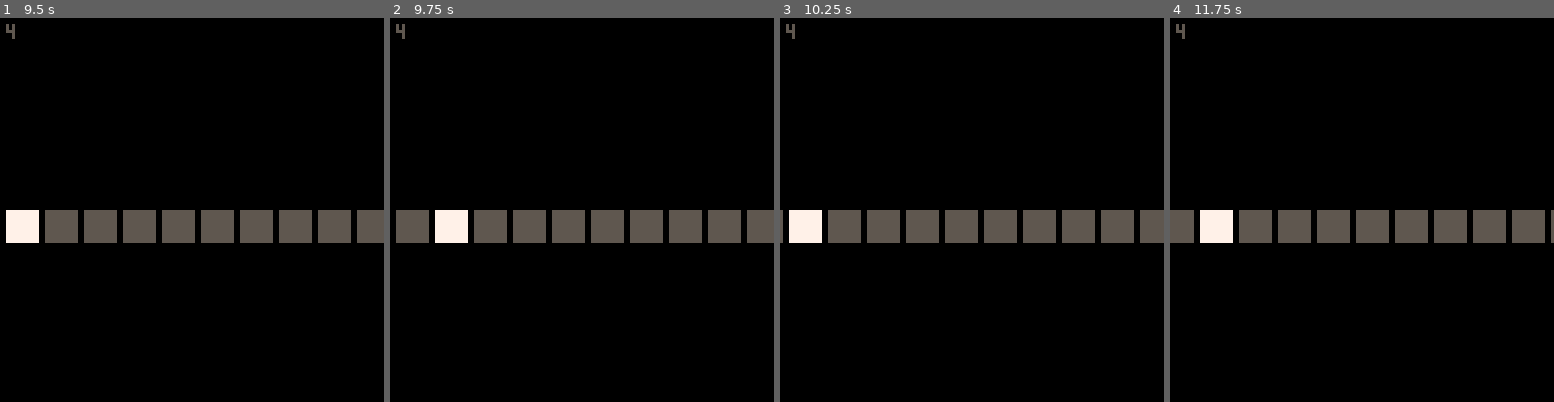
Above: before the commit, frames 1-4 (left to right).
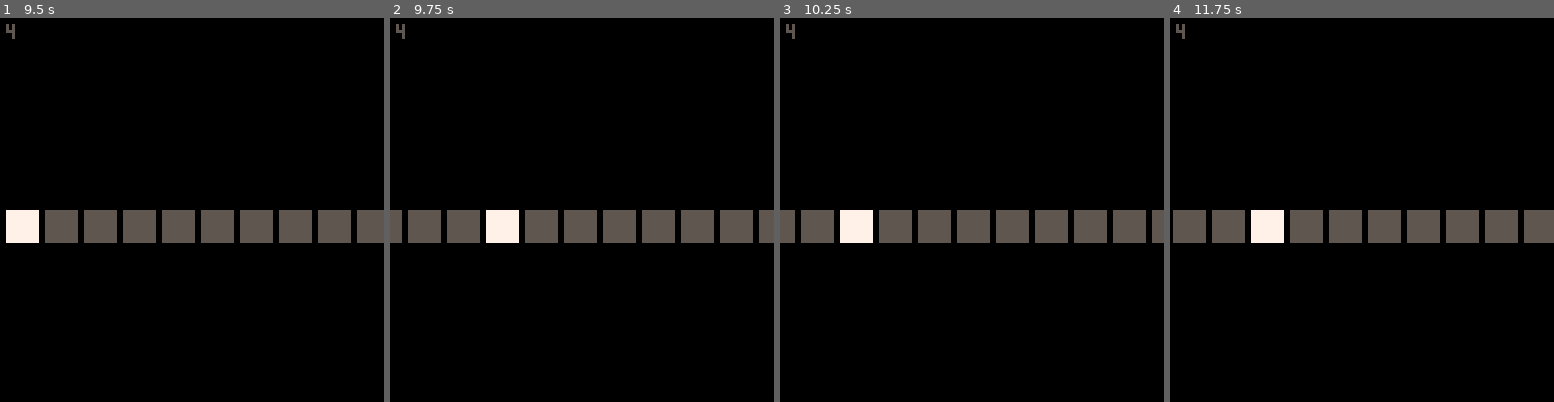
Above: after the commit, the same moments.

Repository: abemassry/dimensional-jump
Game: PICO-8 cartridge dimensional-jump.p8
Two runs of this game, one before a commit and one after it. Both use one fixed random seed, a clock stepped at 60 frames per second and the inputs below.
Inputs:
- Up to frame 1 (9.5 s): tap X (X key) at 0.33, 1.07, 1.85, 2.97, 4.08, 5.2, 6.32, 7.43, 8.55 s; tap O (Z key) at 0.7, 1.7, 2.1, 2.5, 2.9, 3.3, 3.7, 4.1, 4.5, 4.9, 5.3, 5.7, 6.1, 6.5, 6.9, 7.3, 7.7, 8.1, 8.5, 8.9, 9.3 s; hold Right 1.6-2.1 s; hold Up 2.15-2.42 s; hold Right 2.47-3.03 s; hold Left 3.08-3.58 s; hold Down 3.63-3.97 s; hold Right 4.02-4.68 s; hold Up 4.73-5.03 s; hold Left 5.08-5.68 s; hold Down 5.73-6.03 s; hold Right 6.08-6.58 s; hold Right 6.63-7.13 s; hold Up 7.18-7.45 s; hold Right 7.5-8.07 s; hold Left 8.12-8.62 s; hold Down 8.67-9 s; hold Right from 9.05 s (still down)
- Up to frame 2 (9.75 s): tap X (X key) at 9.67 s; tap O (Z key) at 9.7 s; release Right at 9.72 s
- Up to frame 3 (10.25 s): hold Up 9.77-10.07 s; tap O (Z key) at 10.1 s; hold Left from 10.12 s (still down)
- Up to frame 4 (11.75 s): tap O (Z key) every 0.4 s from 10.5 to 11.7 s; release Left at 10.72 s; hold Down 10.77-11.07 s; tap X (X key) at 10.78 s; hold Right 11.12-11.62 s

Frame 1 is identical in both runs. In frame 2, 3.9% of the frame differs, in the area x 0-97%, y 50-59%; in frame 3, 3.9%; in frame 4, 3.8%.

Commit message:
add dash jump to level 1

Diff:
--- a/dimensional-jump.p8
+++ b/dimensional-jump.p8
@@ -151,8 +151,13 @@
 				self.player_pos+=2
 				self.allow_timer = true
 			end
-			-- handle left button press
 			-- handle dash jump mechanic
+			if (btn(4) and self.right_released) then
+				self.c_override -= 2
+				self.start_pos-=2
+				self.end_pos-=2
+				self.player_pos+=3
+			end
 			if self.allow_timer then
 				self.t += 1
 				if self.t % 14 == 0 then
